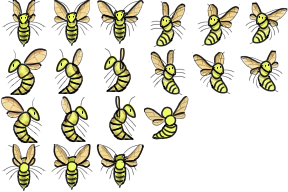
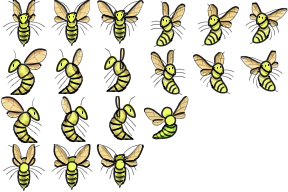
Before/after of a w=288, h=192 layered artwork. What changed in the layer stack:
added layer "Shadow" (1st of 8, in "Left up 1" › "Head") (multiply) in group "Head" over [164, 113, 176, 128]
added layer "Highlight" (color dodge) in group "Lower body" over [153, 113, 176, 138]
painted on "Shadows" (1st of 7, in "Left up 1" › "Lower body") over [153, 113, 176, 138]
